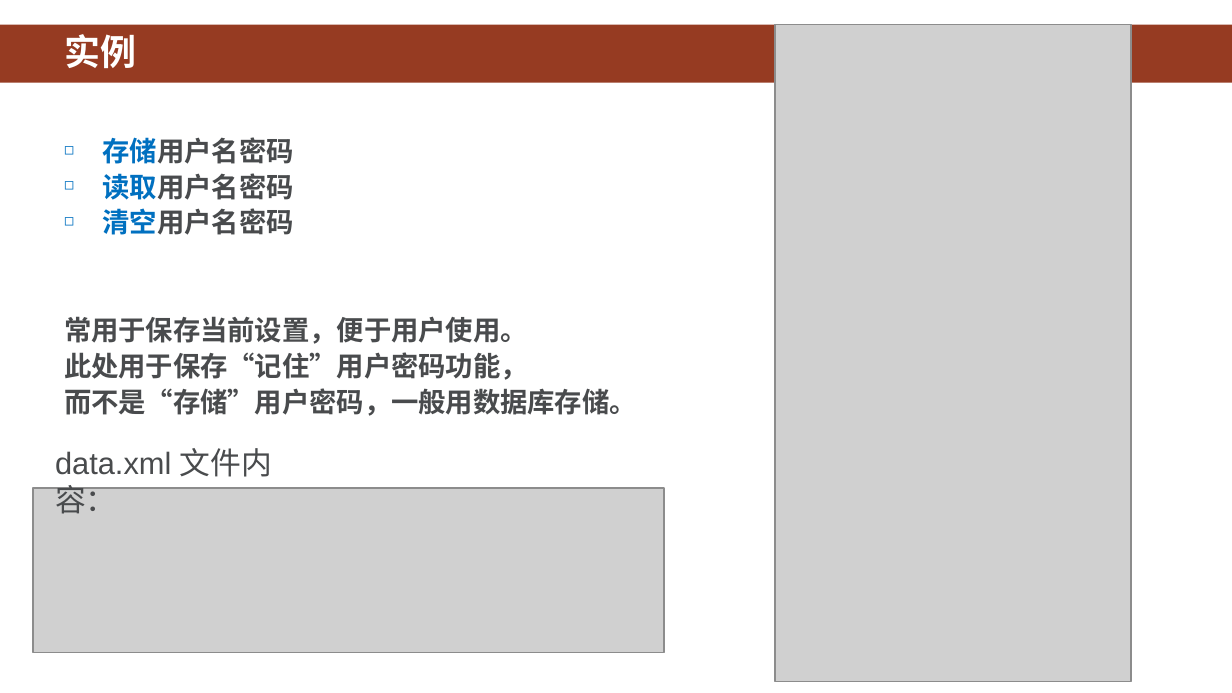
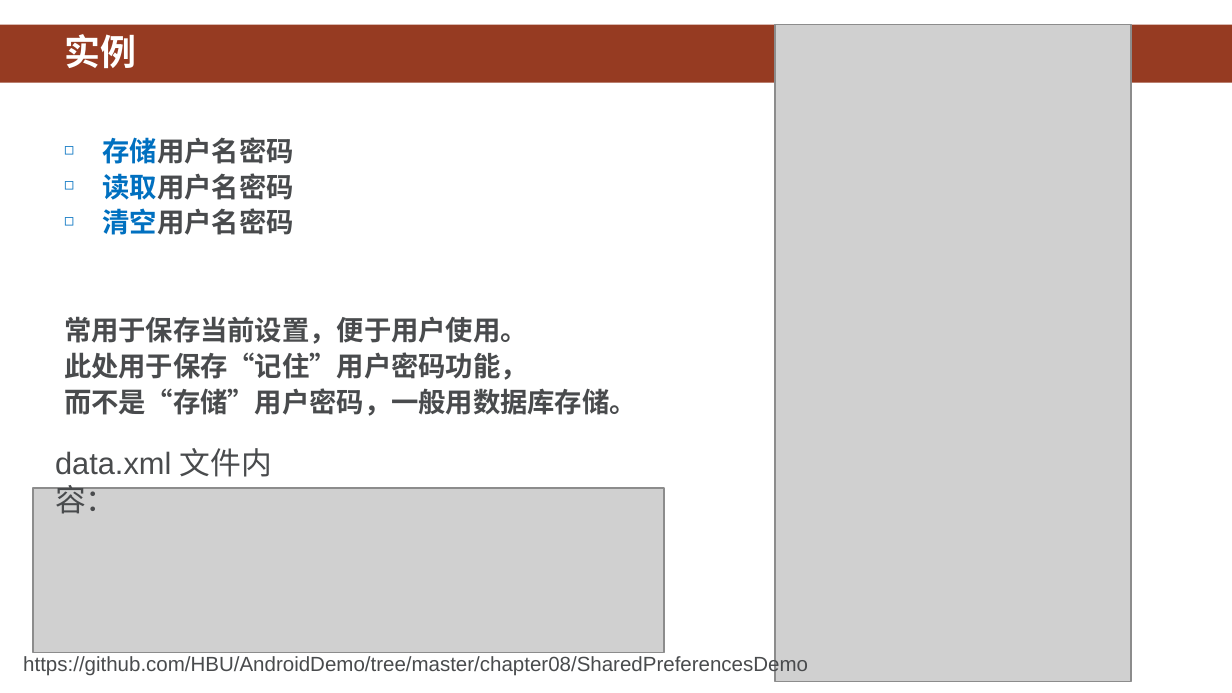
Before and after one commit to HBU/Android-PPT, a slide deck: slide 14 of 08.0 -- 数据存储 -- 第08章.ppt (slide 15 before the commit). Drawn at 1232x693 pixels with LibreOffice and Linux fonts; fonts in the diff are those of the drawing; grey boxes stand for pictures; background and template pictures are left out. Boxes give left, top, right and bottom in pixels: in the first picture for what was removed or moved away, otherwise in the second. Text is boxed around its words. In the diff, an @@ line names an element or a change of style, - is before the commit and + after.

```diff
--- a/08.0 -- 数据存储 -- 第08章.ppt
+++ b/08.0 -- 数据存储 -- 第08章.ppt
@@ text added at (x1=23, y1=655, x2=808, y2=676), 12 pt, text #494B4D @@
+https://github.com/HBU/AndroidDemo/tree/master/chapter08/SharedPreferencesDemo
```
Also in this commit, not shown: 10 other slides changed, 1 slide removed.
